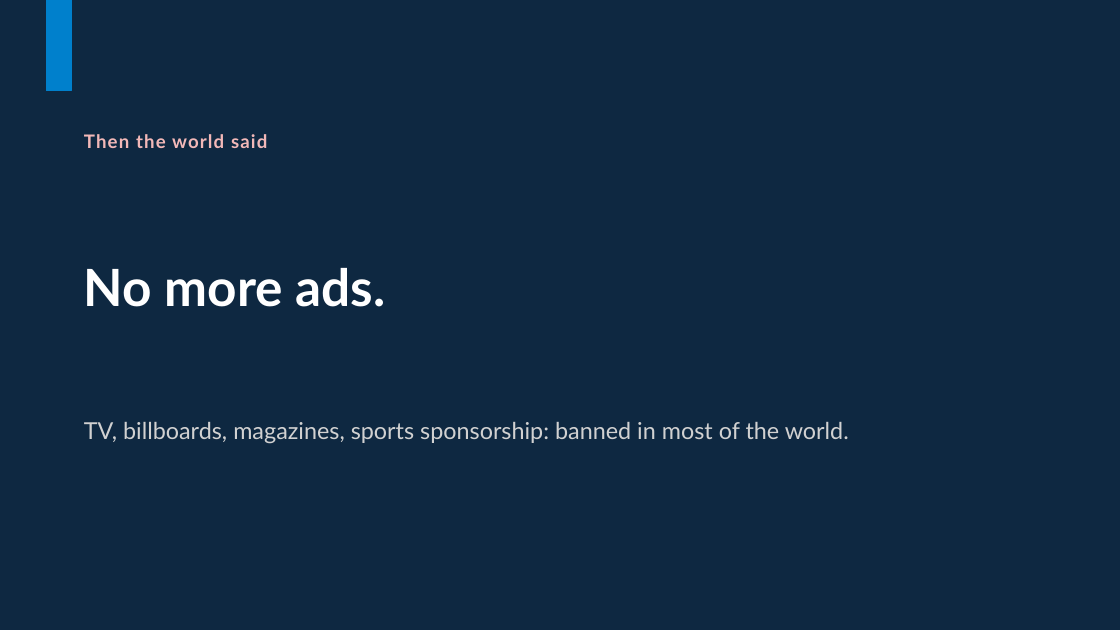
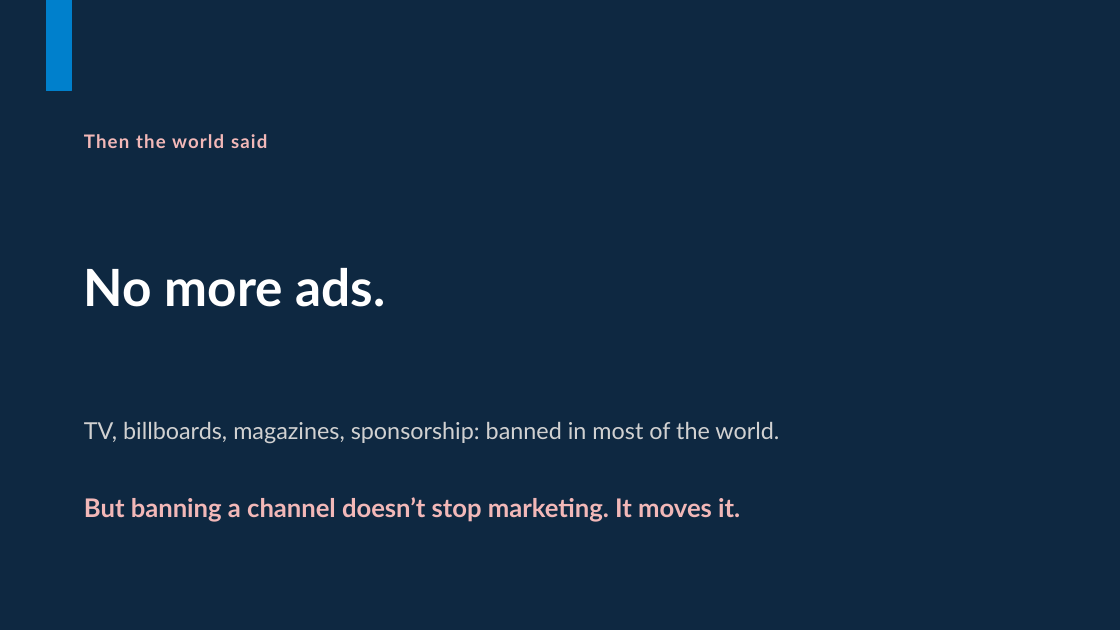
Before and after one commit to untitl333d/-frontend-slides, a slide deck: slide 5 of presentations/tobacco-marketing/Tobacco_Marketing_International_Markets.pptx. Drawn at 1120x630 pixels with LibreOffice and Linux fonts; fonts in the diff are those of the drawing. Boxes give left, top, right and bottom in pixels: in the first picture for what was removed or moved away, otherwise in the second. Text is boxed around its words. In the diff, an @@ line names an element or a change of style, - is before the commit and + after.

```diff
--- a/presentations/tobacco-marketing/Tobacco_Marketing_International_Markets.pptx
+++ b/presentations/tobacco-marketing/Tobacco_Marketing_International_Markets.pptx
@@ text at (84,422,779,444): text changed @@
-TV, billboards, magazines, sports sponsorship: banned in most of the world.
+TV, billboards, magazines, sponsorship: banned in most of the world.
@@ text added at (84,497,740,522), 22 pt, text #F2B8B8, bold @@
+But banning a channel doesn’t stop marketing. It moves it.
```
Also in this commit, not shown: 10 other slides changed, 2 slides added, 2 other files.
